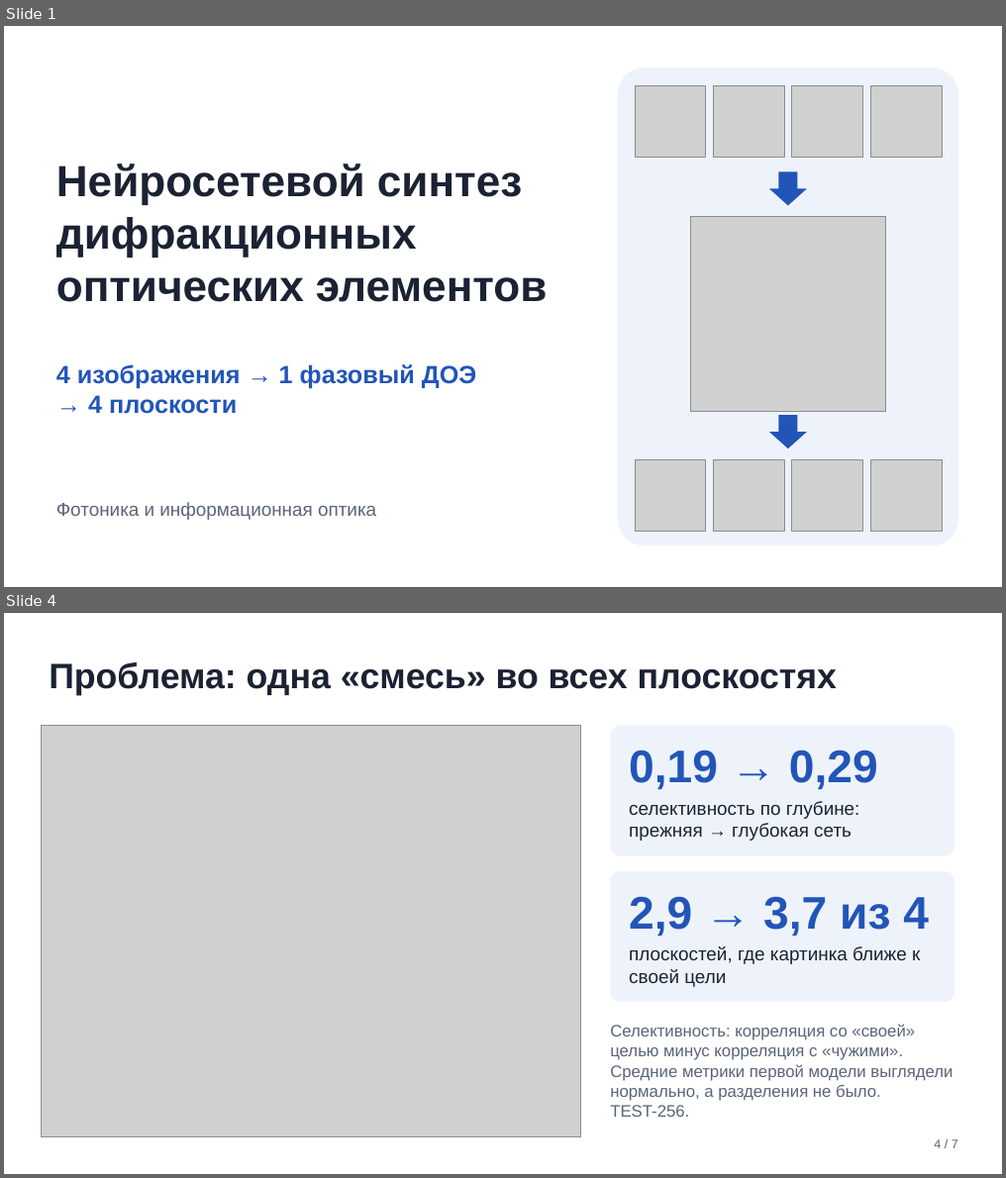
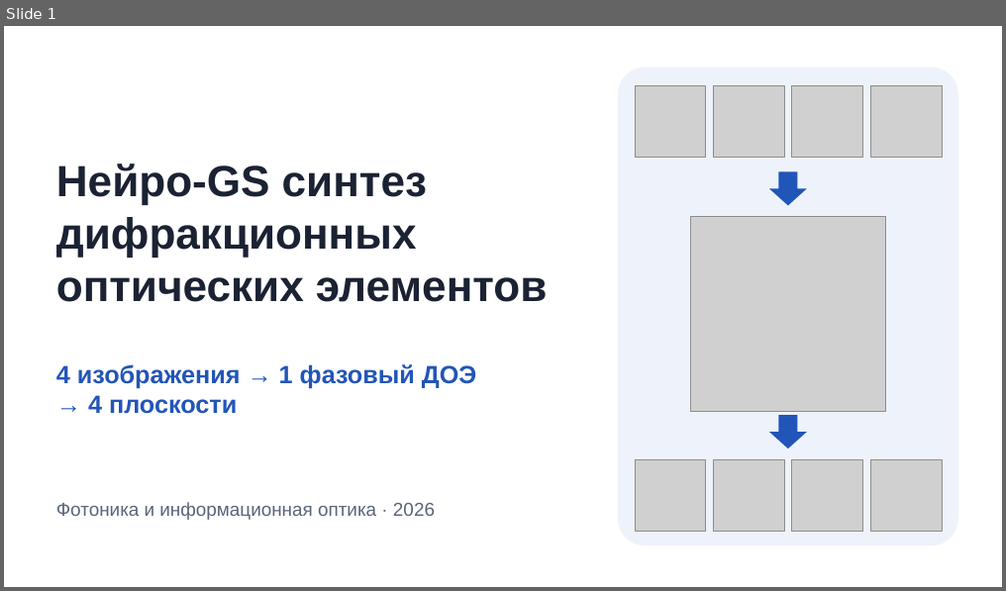
Before and after one commit to Danila331/fotonika-mifi, a slide deck: presentation/presentation.pptx. Shown one above the other, each under a label of ours: slides 1 and 4 before the commit, slide 1 after it; the slides between them are not shown. The pictures are 1006x1178 and 1006x591 pixels, drawn with LibreOffice and Linux fonts; fonts in the diff are those of the drawing; grey boxes stand for pictures. Boxes give left, top, right and bottom in pixels: in the first picture for what was removed or moved away, otherwise in the second. Text is boxed around its words. In the diff, an @@ line names an element or a change of style, - is before the commit and + after.

```diff
--- a/presentation/presentation.pptx
+++ b/presentation/presentation.pptx
@@ slide 4 removed at box(4, 613, 1002, 1174), background #FFFFFF @@
@@ text removed at box(49, 663, 837, 695) @@
-Проблема: одна «смесь» во всех плоскостях
@@ picture removed at box(42, 725, 580, 1137) @@
@@ rounded rectangle removed at box(611, 725, 954, 857) @@
@@ text removed at box(629, 750, 878, 789) @@
-0,19 → 0,29
@@ text removed at box(629, 801, 860, 841) @@
-селективность по глубине: прежняя → глубокая сеть
@@ rounded rectangle removed at box(611, 871, 954, 1002) @@
@@ text removed at box(629, 896, 929, 936) @@
-2,9 → 3,7 из 4
@@ text removed at box(629, 947, 920, 987) @@
-плоскостей, где картинка ближе к своей цели
@@ text removed at box(610, 1024, 952, 1117) @@
-Селективность: корреляция со «своей» целью минус корреляция с «чужими». Средние метрики первой модели выглядели нормально, а разделения не было. TEST-256.
@@ text removed at box(934, 1140, 958, 1149) @@
-4 / 7
@@ slide 1 changed as well @@
@@ text at box(56, 164, 547, 302): text changed @@
-Нейросетевой синтез дифракционных оптических элементов
+Нейро-GS синтез дифракционных оптических элементов
@@ text at box(56, 502, 435, 520): text changed @@
-Фотоника и информационная оптика
+Фотоника и информационная оптика · 2026
```
Also in this commit, not shown: 5 other slides changed, 1 slide added, 52 other files.
